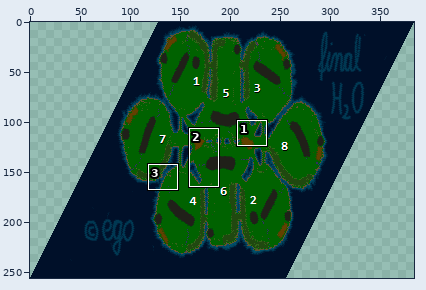
Sprite sheet, stored at Maps/Previews/B01-H2O-Remastered-8er.png. Above, an overview of the earlier version with the close-up marked.
Close-up. Before the commit:
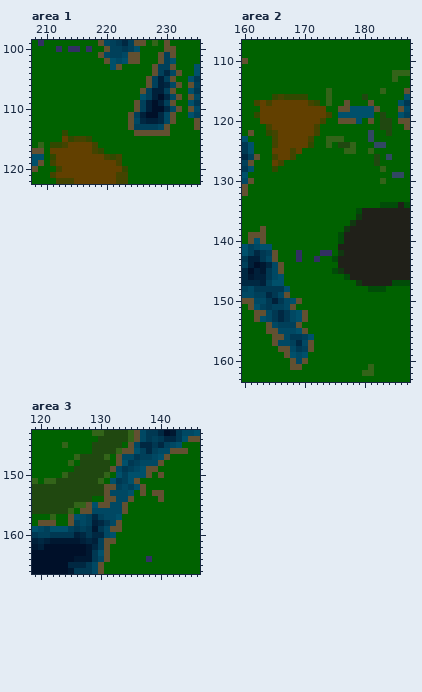
The file is 384x256 pixels. Colours within 5 levels of each other are drawn and written as one. Shown: area 1: x 208..235, y 99..122; area 2: x 160..187, y 107..163; area 3: x 119..146, y 143..166.
And afterwards:
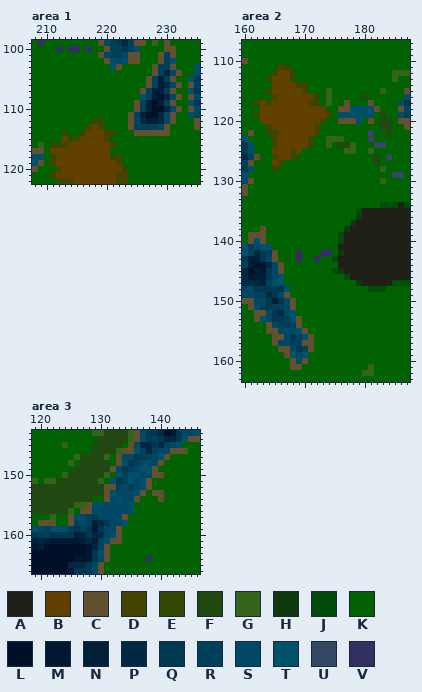
Palette (. is transparent): A #202019  B #624000  C #625031  D #434400  E #324800  F #204810  G #336419  H #103810  J #014c08  K #006200  L #001029  M #001831  N #00203a  P #002842  Q #003852  R #00405a  S #004863  T #00506b  U #324863  V #323063
Diff:
Area 1:
y 112: x 218..219 KK -> EE
y 113: x 217..219 KKK -> DBD
y 114: x 216..221 KKKKKK -> EBBBDE
y 115: x 216..220 DEKKK -> BBBBD
y 116: x 218..221 DKKK -> BBBD
y 117: x 218..220 DEK -> BBB
y 118: x 220 D -> B
Area 2:
y 111: x 166..167 KK -> DE
y 112: x 165..168 KKKK -> EBBE
y 113: x 164..168 KKKKK -> EBBBE
y 114: x 165..170 KKKKKK -> BBBBDE
y 115: x 164..170 KKKKKKK -> EBBBBBD
y 116: x 165..172 EDEEEEKK -> DBBBBBBE
y 150: x 168..169 TC -> CK
y 152: x 167..170 QSTC -> STKK
y 153: x 166..170 PQSTC -> QRTCK
y 156: x 169..171 QRT -> RTC
y 157: x 169..170 PS -> RC
Area 3:
y 149: x 138 C -> T
y 150: x 137..139 TCK -> SSC
y 151: x 136..138 CKK -> STC
y 152: x 136..138 TCK -> STC
y 153: x 132 S -> T; x 135..136 TK -> ST
y 154: x 132..133 CS -> ST; x 135..136 CK -> SC
y 155: x 130..131 CC -> TS; x 134..135 CK -> ST
y 156: x 134..135 CK -> ST
y 157: x 129..130 PR -> QS; x 133..134 TK -> SC
y 158: x 133..134 CK -> ST
y 159: x 132 C -> S
y 160: x 133 K -> C
y 161: x 131 C -> T; x 133 K -> C
Pixel boxes of the changes (left, top, right, bottom) in both close-ups:
changed: (80, 118, 116, 160)
changed: (266, 64, 320, 100)
changed: (278, 298, 314, 346)
changed: (92, 466, 158, 544)
